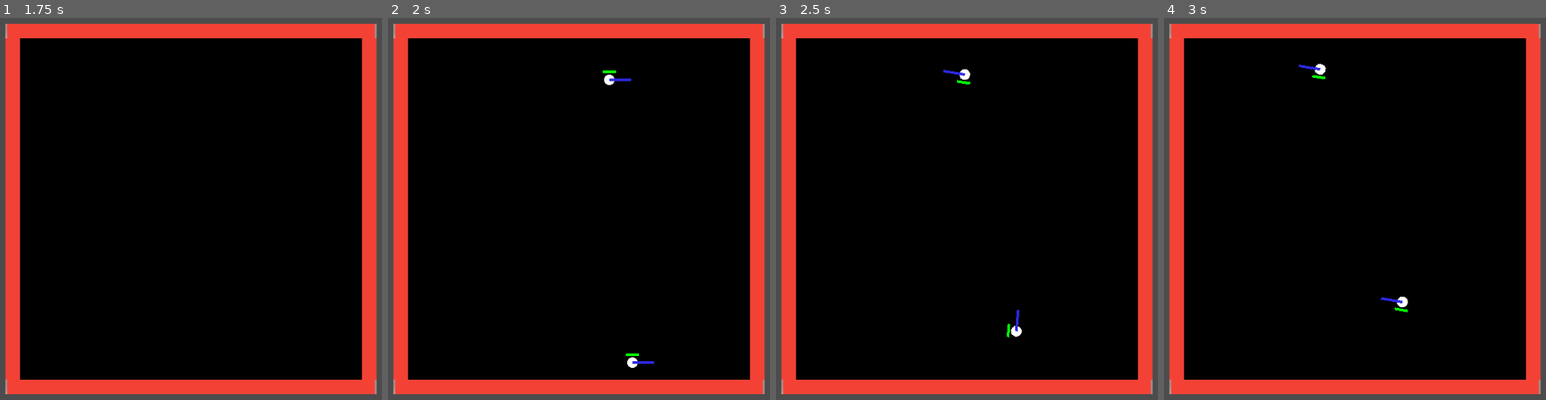
Above: before the commit, frames 1-4 (left to right).
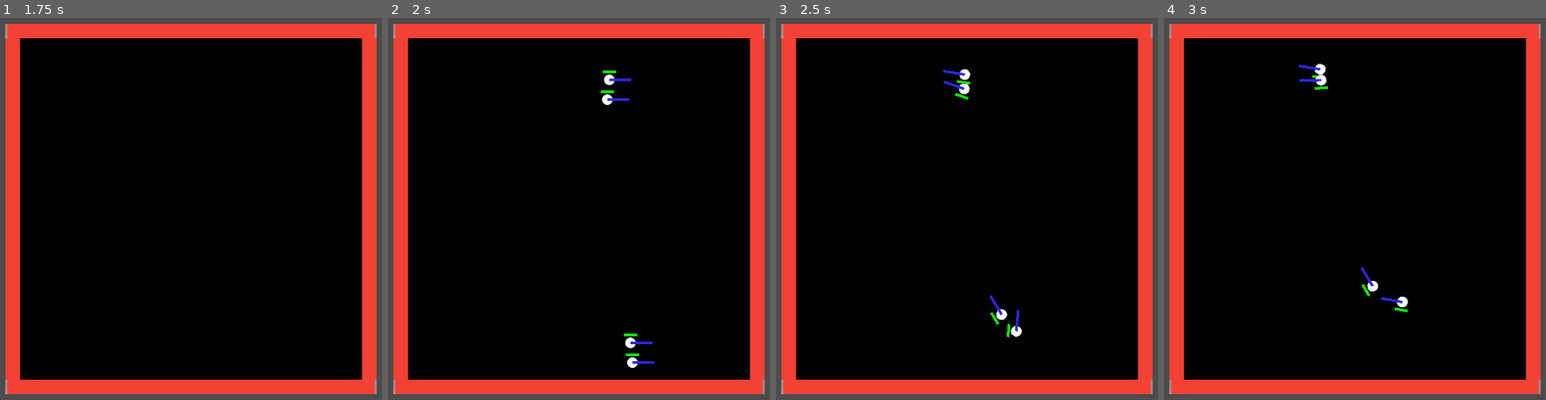
Above: after the commit, the same moments.

Repository: sisipun/CybersportManager
Game: Godot game, scene res://script/ui.tscn
The game is run twice, just before and just after one commit, with the same random seed, the same clock (stepped at 60 frames per second) and the same inputs.
Inputs (mouse positions are in pixels of both pictures, inside the frame that each line leads up to):
- Up to frame 1 (1.75 s): tap Enter at 0.5 s; click (191, 209) at 0.67 s; tap Space at 1.25 s; move the mouse to (57, 228) at 1.27 s; click (57, 228) at 1.42 s
- Up to frame 2 (2 s): no input
- Up to frame 3 (2.5 s): move the mouse to (1035, 121) at 2.02 s; click (1035, 121) at 2.17 s
- Up to frame 4 (3 s): move the mouse to (1320, 289) at 2.77 s; click (1320, 289) at 2.92 s

Frame 1 is identical in both runs. In frame 2, 0.3% of the frame differs, in the area x 55-70%, y 18-87%; in frame 3, 0.3%, in the area x 43-61%, y 16-81%; in frame 4, 0.3%.
Error in both runs: Invalid get index '0' (on base: 'Dictionary'). (res://script/tactical_fps/match/map/tactical_fps_map.gd:41)

Commit message:
TacticalFPS move after kill

Diff:
--- a/game/script/tactical_fps/match/player/tactical_fps_player.gd
+++ b/game/script/tactical_fps/match/player/tactical_fps_player.gd
@@ -5,6 +5,7 @@
 export (PackedScene) var _weapon_scene: PackedScene = null
 
 var _enemy: BasePlayer = null
+var _target: Vector2 = Vector2.ZERO
 var _weapon: TacticalFpsWeapon = null
 
 
@@ -12,15 +13,6 @@
 	_weapon = _weapon_scene.instance()
 	add_child(_weapon)
 	_weapon.init(self)
-
-
-func _on_enemy_detected(enemy: KinematicBody2D) -> void:
-	if _enemy:
-		return
-
-	stop()
-	_enemy = enemy
-	assert(_enemy.connect("dead", self, "_on_enemy_dead") == OK)
 
 
 func _physics_process(delta: float) -> void:
@@ -33,5 +25,20 @@
 	_weapon.shoot()
 
 
+func move_to(target: Vector2) -> void:
+	.move_to(target)
+	_target = target
+
+
+func _on_enemy_detected(enemy: KinematicBody2D) -> void:
+	if _enemy:
+		return
+
+	stop()
+	_enemy = enemy
+	assert(_enemy.connect("dead", self, "_on_enemy_dead") == OK)
+
+
 func _on_enemy_dead() -> void:
 	_enemy = null
+	move_to(_target)
--- a/game/script/tactical_fps/match/tactical_fps_match.gd
+++ b/game/script/tactical_fps/match/tactical_fps_match.gd
@@ -45,7 +45,7 @@
 	_end_round_timer.wait_time = _end_round_delay
 	_end_round_timer.connect("timeout", self, "_on_end_round_timer_timeout")
 
-	init(TacticalFpsTeam.Side.values(), 1)
+	init(TacticalFpsTeam.Side.values(), 2)
 
 
 func init(teams: Array, team_players_count: int) -> void:
--- a/game/script/tactical_fps/match/weapon/tactical_fps_bullet.gd
+++ b/game/script/tactical_fps/match/weapon/tactical_fps_bullet.gd
@@ -3,6 +3,7 @@
 
 
 var _weapon: TacticalFpsWeapon = null
+var _player: TacticalFpsPlayer = null
 var _direction: Vector2 = Vector2.ZERO
 var _power: float = 0.0
 var _speed: float = 0.0
@@ -29,7 +30,7 @@
 
 
 func _on_collision(collider: CollisionObject2D) -> void:
-	if collider == _weapon.player:
+	if collider == _player:
 		return
 
 	if collider is TacticalFpsPlayer:
